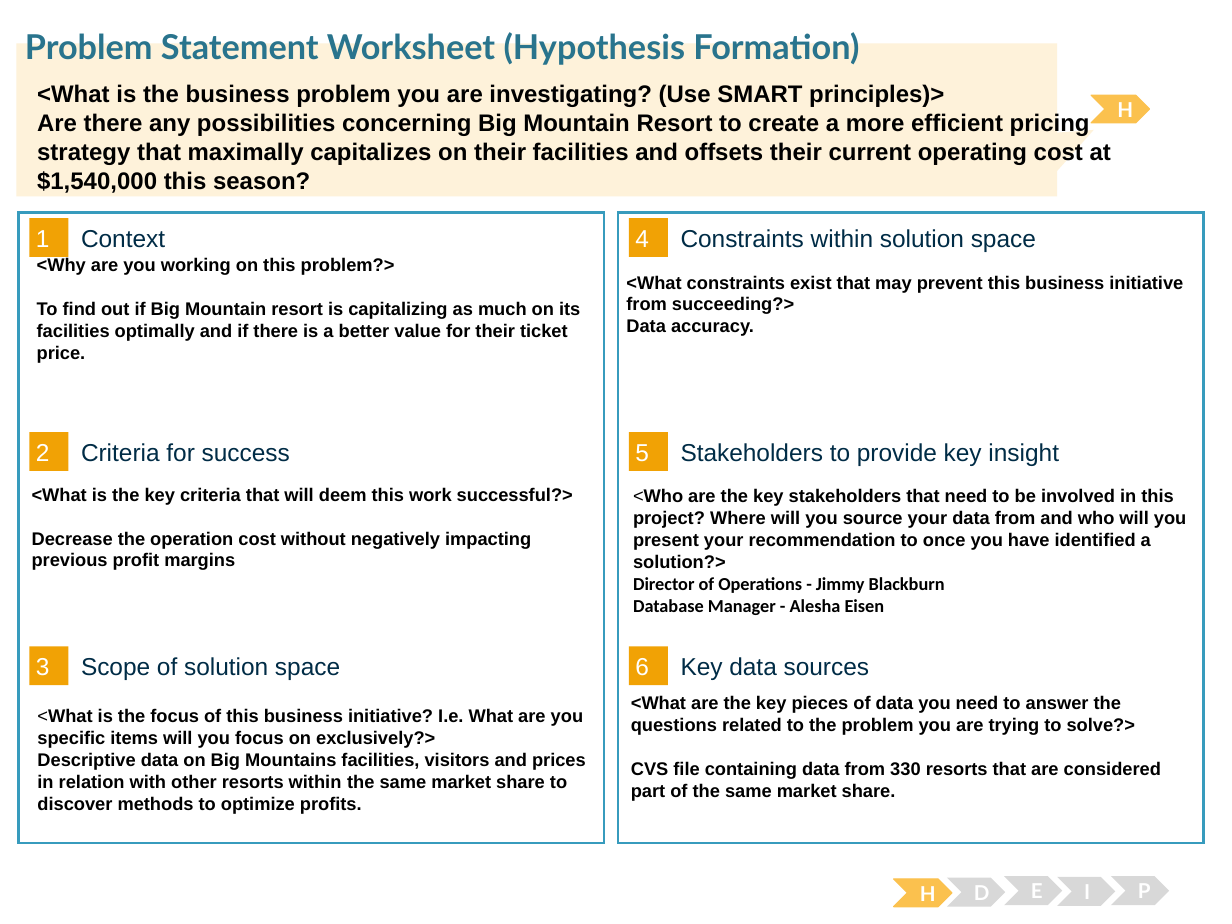
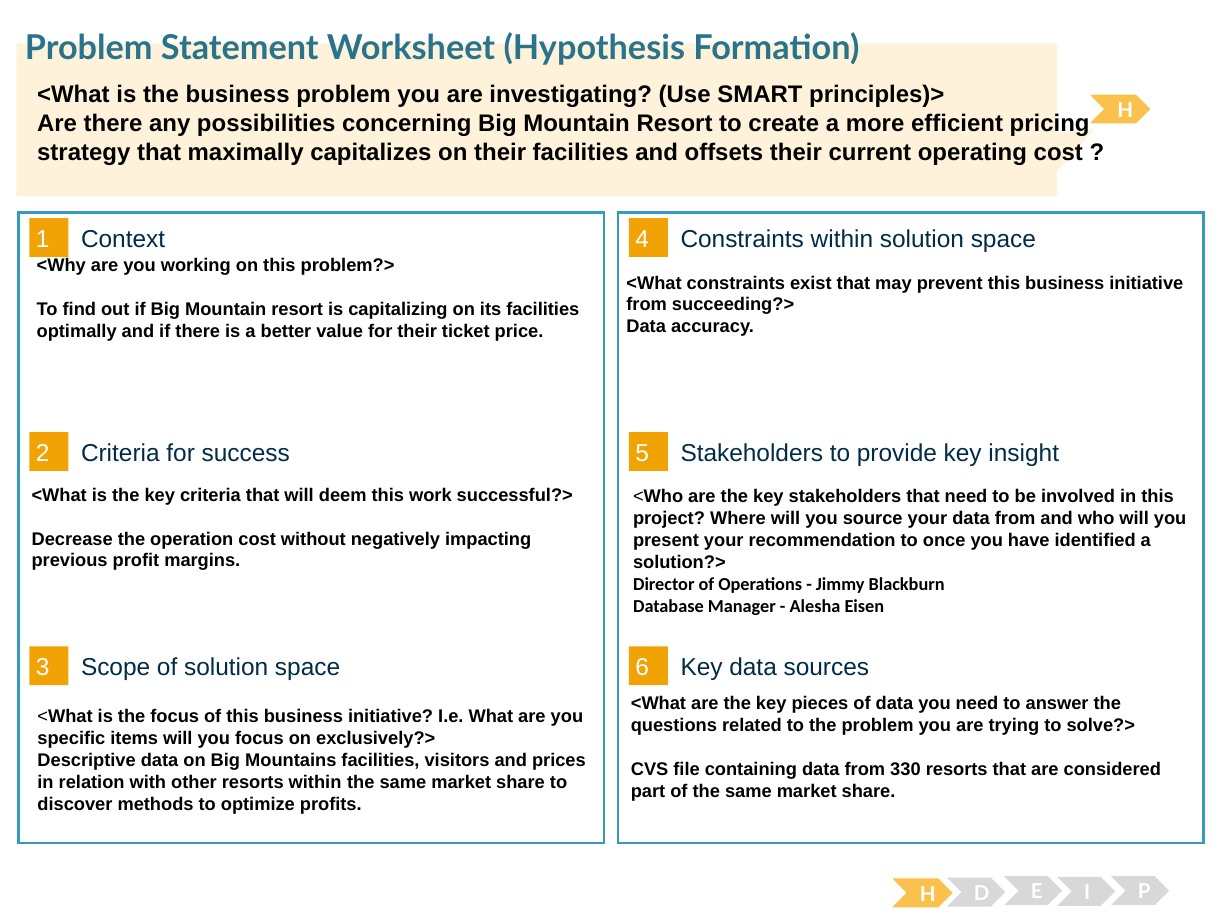
Before and after one commit to jessicaom/DSCapstone, a slide deck: slide 1 of DataScienceGuidedCapstone-master/GCDocuments/Problem_Statement_Worksheet.pptx. Drawn at 1232x924 pixels with LibreOffice and Linux fonts; fonts in the diff are those of the drawing. Boxes give left, top, right and bottom in pixels: in the first picture for what was removed or moved away, otherwise in the second. Text is boxed around its words. In the diff, an @@ line names an element or a change of style, - is before the commit and + after.

Commit message:
Documentation & Presentation

```diff
--- a/DataScienceGuidedCapstone-master/GCDocuments/Problem_Statement_Worksheet.pptx
+++ b/DataScienceGuidedCapstone-master/GCDocuments/Problem_Statement_Worksheet.pptx
@@ text at <box>37,113,1090,165</box>: text changed @@
-Are there any possibilities concerning Big Mountain Resort to create a more efficient pricing strategy that maximally capitalizes on their facilities and offsets their current operating cost at $1,540,000 this season?
+Are there any possibilities concerning Big Mountain Resort to create a more efficient pricing strategy that maximally capitalizes on their facilities and offsets their current operating cost ?
@@ text at <box>37,301,579,341</box>: text changed @@
-To find out if Big Mountain resort is capitalizing as much on its facilities optimally and if there is a better value for their ticket price.
+To find out if Big Mountain resort is capitalizing on its facilities optimally and if there is a better value for their ticket price.
@@ text at <box>32,531,531,570</box>: text changed @@
-Decrease the operation cost without negatively impacting previous profit margins
+Decrease the operation cost without negatively impacting previous profit margins.
```
Also in this commit, not shown: 4 other files.
